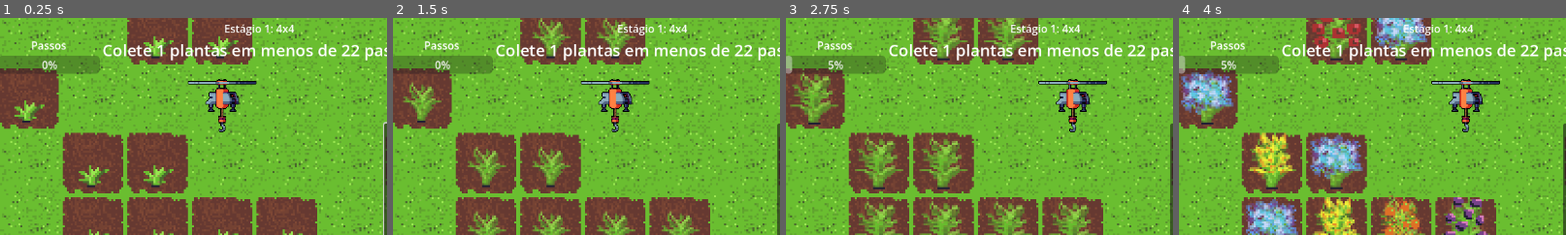
Above: before the commit, frames 1-4 (left to right).
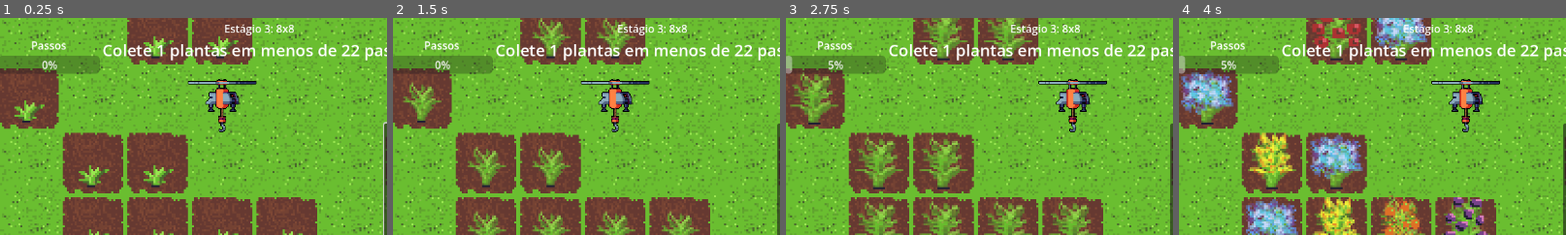
Above: after the commit, the same moments.

Repository: GameLab-UERJ/Monitoria-Estruturas-Algoritmos
Game: Godot game, scene res://scenes/nivel3.tscn
Two runs of this game, one before a commit and one after it. Both use one fixed random seed, a clock stepped at 60 frames per second and the inputs below. This scene is started directly instead of the project's main scene.
Inputs (mouse positions are % of the whole screen's width and height, from its top left):
- Up to frame 1 (0.25 s): no input
- Up to frame 2 (1.5 s): click (75, 47) at 0.52 s; type "12" at 0.6 s; click (75, 90) at 0.75 s; type "Alex" at 0.83 s; click "Executar" at 1.25 s
- Up to frame 3 (2.75 s): hold Right (ui_right) from 2.03 s (still down)
- Up to frame 4 (4 s): tap Enter at 2.75 s; release Right (ui_right) at 2.78 s; hold Down (ui_down) 2.78-3.53 s; tap Space at 3.5 s; hold Right (ui_right) from 3.53 s (still down)
The pictures show only the part of the screen within x 1-50%, y 0-50%; the shares and areas given below are measured in that part.

The runs differ from the first frame. In frame 1, 0.1% of the frame differs, in the area x 68-76%, y 3-8%; in frame 2, 0.1%; in frame 3, 0.1%; in frame 4, 0.1%.

Commit message:
Sprint 8.3: Mudando valor do Estágio dependendo da Cena atual

Diff:
--- a/scenes/cena_inicial_do_jogo.tscn
+++ b/scenes/cena_inicial_do_jogo.tscn
@@ -35,5 +35,6 @@
 obj_fruta = 1
 obj_passos = 15
 proxima_cena = "uid://bb8gu0r2fx3lw"
+estagio_texto = "Estágio 1: 4x4"
 
 [connection signal="timeout" from="Timer" to="TileMapLayer" method="_on_timer_timeout"]
--- a/scenes/nivel2.tscn
+++ b/scenes/nivel2.tscn
@@ -33,6 +33,7 @@
 obj_fruta = 1
 obj_passos = 20
 proxima_cena = "uid://k7hgsnrhe3f3"
+estagio_texto = "Estágio 2: 4x8"
 
 [node name="CanvasLayer" parent="." unique_id=934758523 instance=ExtResource("6_gjslu")]
 
--- a/scenes/nivel3.tscn
+++ b/scenes/nivel3.tscn
@@ -33,6 +33,7 @@
 obj_fruta = 1
 obj_passos = 22
 proxima_cena = "\"res://scenes/control.tscn\""
+estagio_texto = "Estágio 3: 8x8"
 
 [node name="CanvasLayer" parent="." unique_id=934758523 instance=ExtResource("6_27ws7")]
 
--- a/scripts/game_manager.gd
+++ b/scripts/game_manager.gd
@@ -4,12 +4,15 @@
 @export var obj_fruta : int
 @export var obj_passos : int
 @export_file("*.tscn") var proxima_cena: String
+@export var estagio_texto: String = "Estágio Z: XxY"
 var obj_sim = false
 @onready var objetivo_label = $"../CanvasLayer/PromptdeComando/Hud/Estagio e objetivo/ObjetivoLabel"
+@onready var estagio_label = $"../CanvasLayer/PromptdeComando/Hud/Estagio e objetivo/EstágioLabel"
 @onready var frutas_bar = $"../CanvasLayer/PromptdeComando/Hud/Plantas/FrutaBar"
 @onready var passos_bar = $"../CanvasLayer/PromptdeComando/Hud/contador de passos/PassoBar"
 
 func _ready():
+	estagio_label.text = estagio_texto
 	objetivo_label.text = "Colete " + str(obj_fruta) + " plantas em menos de " + str(obj_passos) + " passos"
 	frutas_bar.max_value = obj_fruta
 	frutas_bar.value = 0
Not shown: 1 places in scenes/cena_inicial_do_jogo.tscn that only renumber resources
Not shown: 1 places in scenes/nivel2.tscn that only renumber resources
Not shown: 1 places in scenes/nivel3.tscn that only renumber resources
